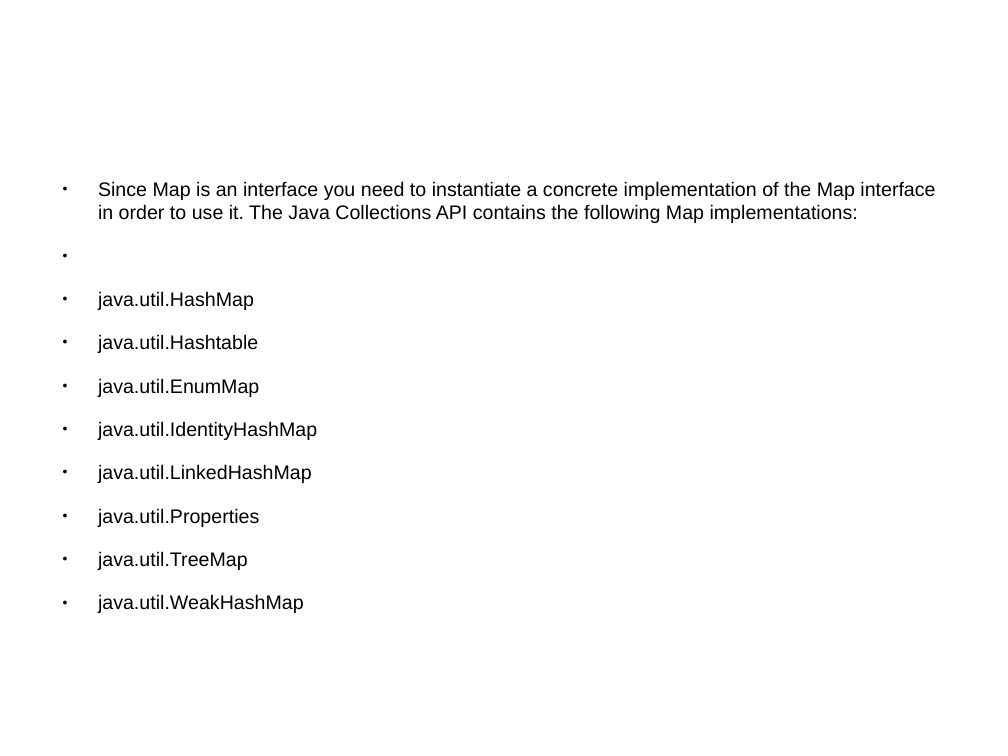
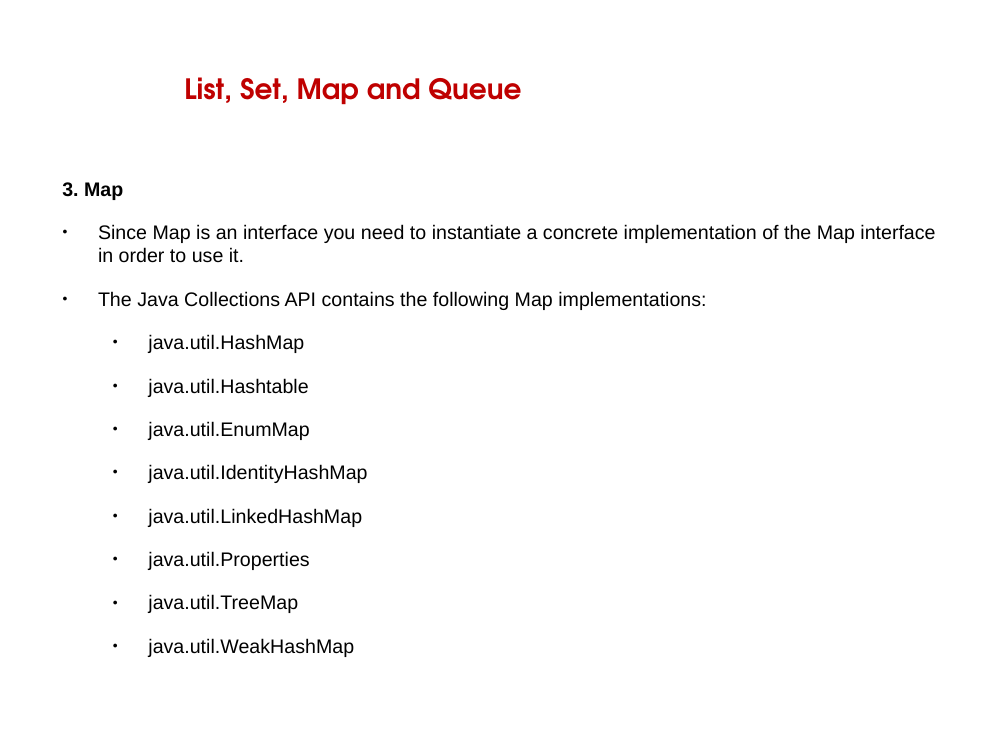
Before and after one commit to valentinusilalahi/java-training-DOKU, a slide deck: slide 6 of Java Collections.pptx. Drawn at 1008x756 pixels with LibreOffice and Linux fonts; fonts in the diff are those of the drawing; background and template pictures are left out. Boxes give left, top, right and bottom in pixels: in the first picture for what was removed or moved away, otherwise in the second. Text is boxed around its words. In the diff, an @@ line names an element or a change of style, - is before the commit and + after.

```diff
--- a/Java Collections.pptx
+++ b/Java Collections.pptx
@@ text added at bbox=[184, 77, 521, 105], 20 pt, text #BF0000, bold @@
+List, Set, Map and Queue
@@ text at bbox=[62, 182, 935, 310]: text changed @@
-● Since Map is an interface you need to instantiate a concrete implementation of the Map interface in order to use it. The Java Collections API contains the following Map implementations:
+3. Map
+● Since Map is an interface you need to instantiate a concrete implementation of the Map interface in order to use it.
+● The Java Collections API contains the following Map implementations:
@@ text at bbox=[148, 334, 367, 657]: list level 1 to 2 in "java.util.HashMap"; list level 1 to 2 in "java.util.Hashtable"; list level 1 to 2 in "java.util.EnumMap"; list level 1 to 2 in "java.util.IdentityHashMap"; list level 1 to 2 in "java.util.LinkedHashMap"; list level 1 to 2 in "java.util.Properties"; list level 1 to 2 in "java.util.TreeMap"; list level 1 to 2 in "java.util.WeakHashMap" @@
```
Also in this commit, not shown: 3 other slides changed, 14 other files.
